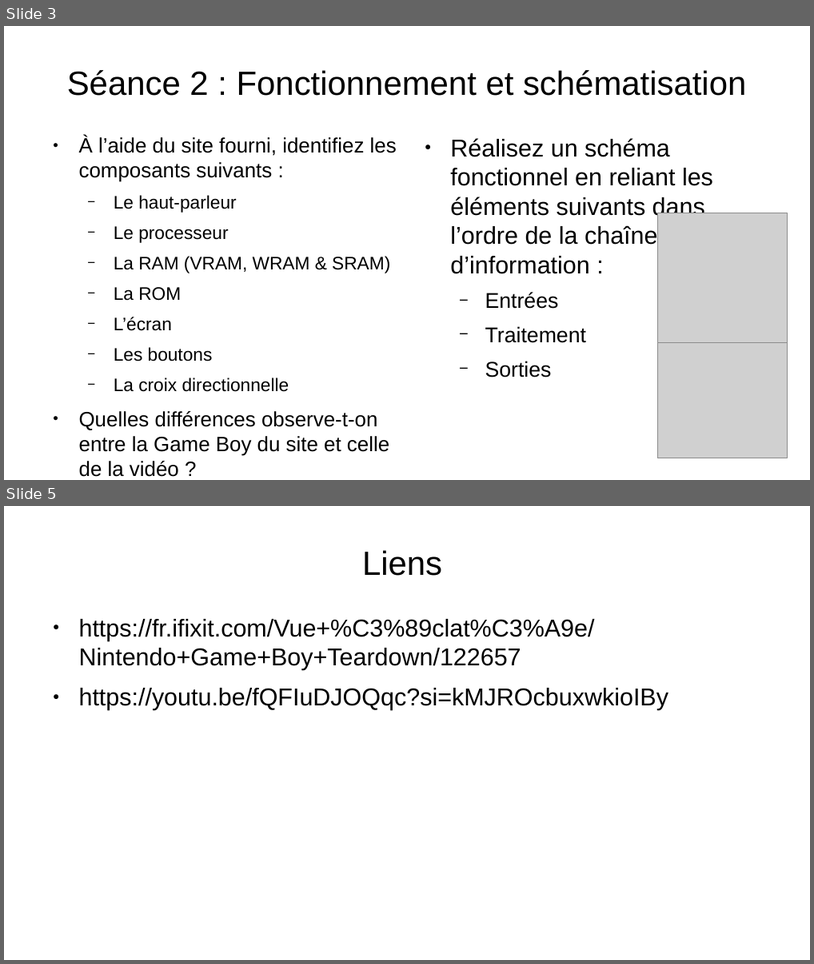
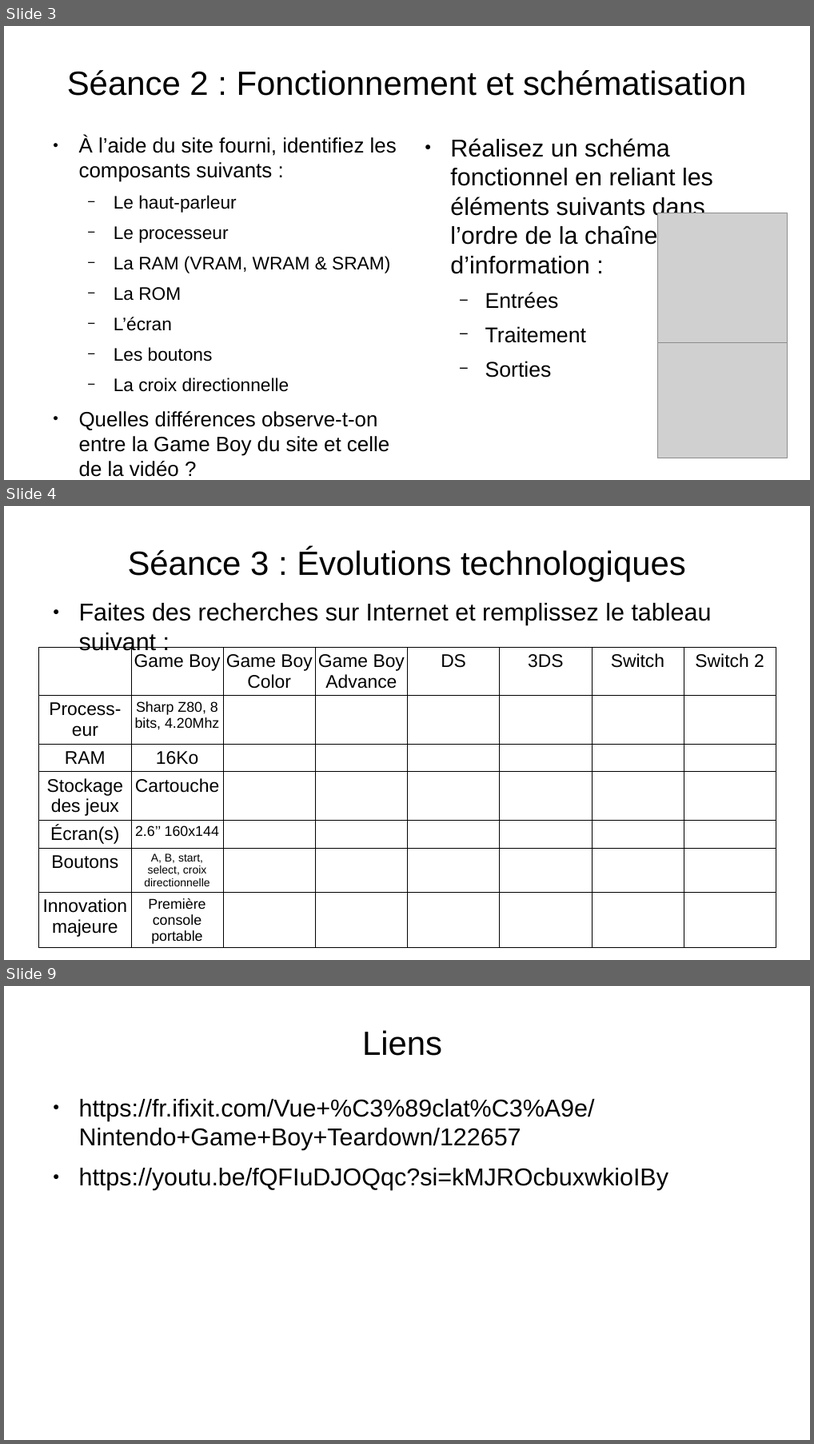
Before and after one commit to Merliin42/Cours-Techno, a slide deck: Séquence Gameboy/séquence game boy.odp. Shown one above the other, each under a label of ours: slides 3 and 5 before the commit, slides 3, 4 and 9 after it; the slides between them are not shown. The pictures are 814x964 and 814x1444 pixels, drawn with LibreOffice and Linux fonts; fonts in the diff are those of the drawing; grey boxes stand for pictures; background and template pictures are left out. Boxes give left, top, right and bottom in pixels: in the first picture for what was removed or moved away, otherwise in the second. Text is boxed around its words. In the diff, an @@ line names an element or a change of style, - is before the commit and + after.

Commit message:
Game Boy séquence terminée

```diff
--- a/Séquence Gameboy/séquence game boy.odp
+++ b/Séquence Gameboy/séquence game boy.odp
@@ slide 4 added at (4,506,810,960), background picture (left out) @@
@@ title added at (128,548,686,582), 33 pt, text #000000 @@
+Séance 3 : Évolutions technologiques
@@ text added at (79,603,712,655), 24 pt, text #000000 @@
+● Faites des recherches sur Internet et remplissez le tableau suivant :
@@ table added at (39,648,777,947), 7 rows, 8 columns @@
+ | Game Boy | Game Boy Color | Game Boy Advance | DS | 3DS | Switch | Switch 2
+Process-eur | Sharp Z80, 8 bits, 4.20Mhz |  |  |  |  |  | 
+RAM | 16Ko |  |  |  |  |  | 
+Stockage des jeux | Cartouche |  |  |  |  |  | 
+Écran(s) | 2.6’’ 160x144 |  |  |  |  |  | 
+Boutons | A, B, start, select, croix directionnelle |  |  |  |  |  | 
+Innovation majeure | Première console portable |  |  |  |  |  | 
@@ what was slide 5 is now slide 9 @@
```
Also in this commit, not shown: 4 other slides added, 1 slide removed, 4 other files.
